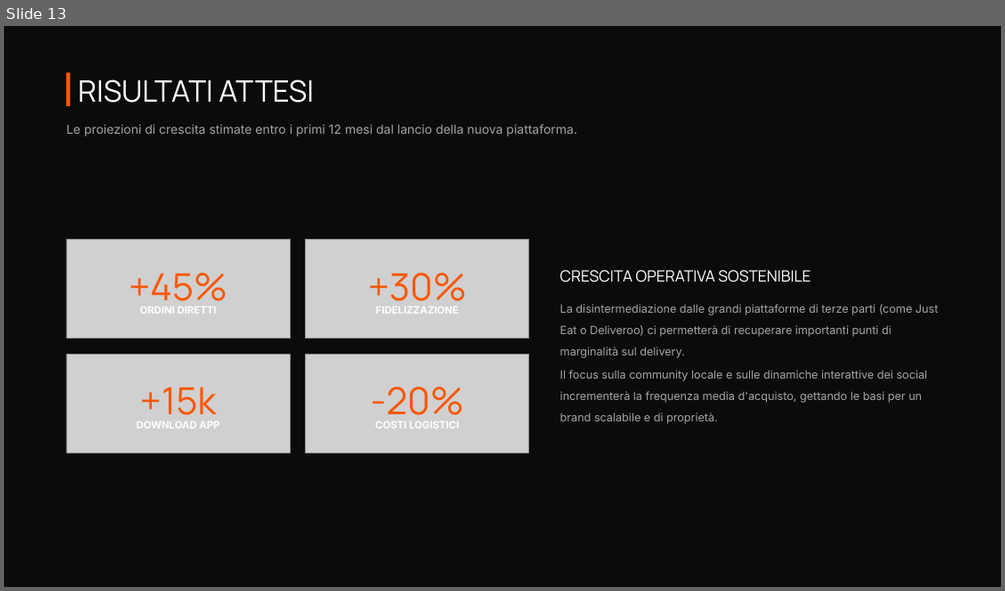
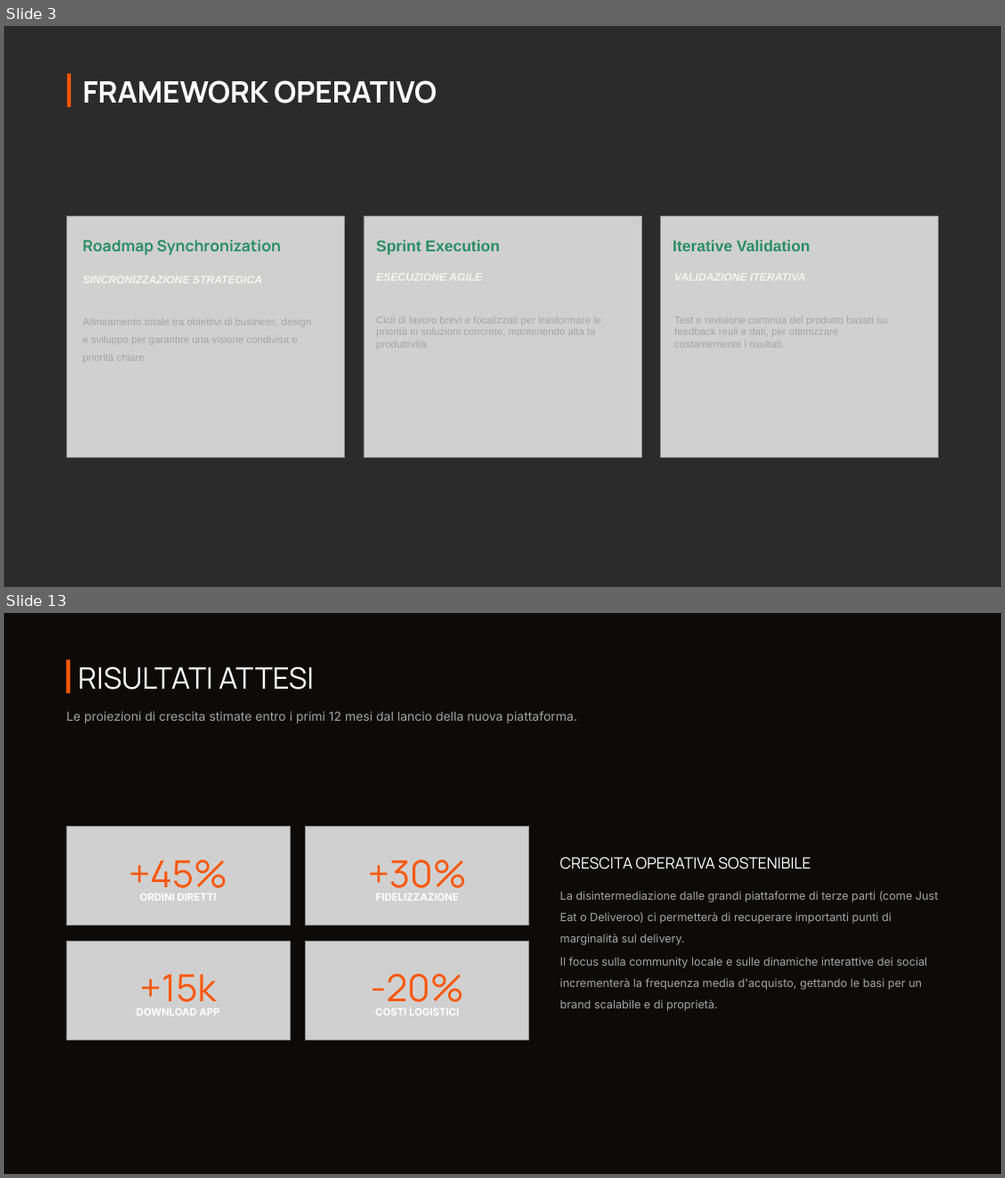
Before and after one commit to Jack-Ark-01/JustBurgerProjectWork, a slide deck: SecondaSuddivisioneGruppi/Logica/Materiale PPT/PPT VERSIONE FINALE.pptx. Shown one above the other, each under a label of ours: slide 13 before the commit, slides 3 and 13 after it; the slides between them are not shown. The pictures are 1005x591 and 1005x1178 pixels, drawn with LibreOffice and Linux fonts; fonts in the diff are those of the drawing; grey boxes stand for pictures; background and template pictures are left out; a plain dark background stands for a picture behind light text. Boxes give left, top, right and bottom in pixels: in the first picture for what was removed or moved away, otherwise in the second. Text is boxed around its words. In the diff, an @@ line names an element or a change of style, - is before the commit and + after.

```diff
--- a/SecondaSuddivisioneGruppi/Logica/Materiale PPT/PPT VERSIONE FINALE.pptx
+++ b/SecondaSuddivisioneGruppi/Logica/Materiale PPT/PPT VERSIONE FINALE.pptx
@@ slide 3 added at bbox=[4, 26, 1001, 587], background picture (left out) @@
@@ rectangle added at bbox=[67, 74, 71, 108], fill #FF5500 @@
@@ text added at bbox=[82, 80, 436, 103], 28.5 pt, text #FFFFFF, bold @@
+FRAMEWORK OPERATIVO
@@ picture added at bbox=[67, 216, 345, 458] @@
@@ picture added at bbox=[364, 216, 642, 458] @@
@@ picture added at bbox=[660, 216, 938, 458] @@
@@ text added at bbox=[82, 240, 281, 255], 15 pt, text #298D68, bold @@
+Roadmap Synchronization
@@ text added at bbox=[376, 240, 500, 255], 15 pt, text #298D68, bold @@
+Sprint Execution
@@ text added at bbox=[672, 240, 810, 251], 15 pt, text #298D68, bold @@
+Iterative Validation
@@ text added at bbox=[82, 274, 262, 287], 10.5 pt, text #F5F5F0, bold, italic @@
+SINCRONIZZAZIONE STRATEGICA
@@ text added at bbox=[376, 272, 482, 284], 10.5 pt, text #F5F5F0, bold, italic @@
+ESECUZIONE AGILE
@@ text added at bbox=[674, 272, 805, 284], 10.5 pt, text #F5F5F0, bold, italic @@
+VALIDAZIONE ITERATIVA
@@ text added at bbox=[376, 316, 601, 346], 9.8 pt, text #A5A5A5 @@
+Cicli di lavoro brevi e focalizzati per trasformare le priorità in soluzioni concrete, mantenendo alta la produttività.
@@ text added at bbox=[674, 314, 887, 347], 9.8 pt, text #A5A5A5 @@
+Test e revisione continua del prodotto basati su feedback reali e dati, per ottimizzare costantemente i risultati.
@@ text added at bbox=[82, 320, 311, 362], 9.8 pt, text #A5A5A5 @@
+Allineamento totale tra obiettivi di business, design e sviluppo per garantire una visione condivisa e priorità chiare
```
Also in this commit, not shown: 11 slides changed, 1 other slide added, 2 slides removed, 4 other files.
